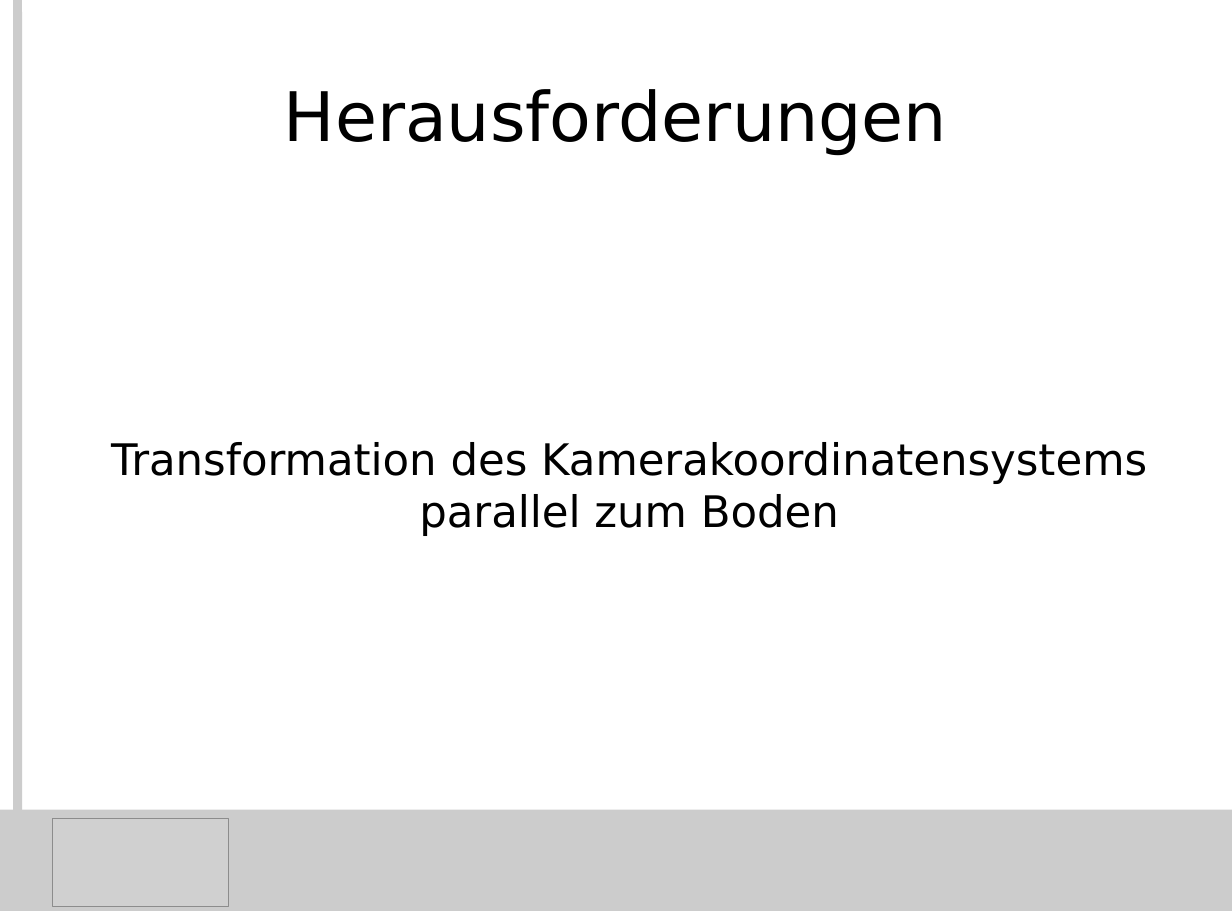
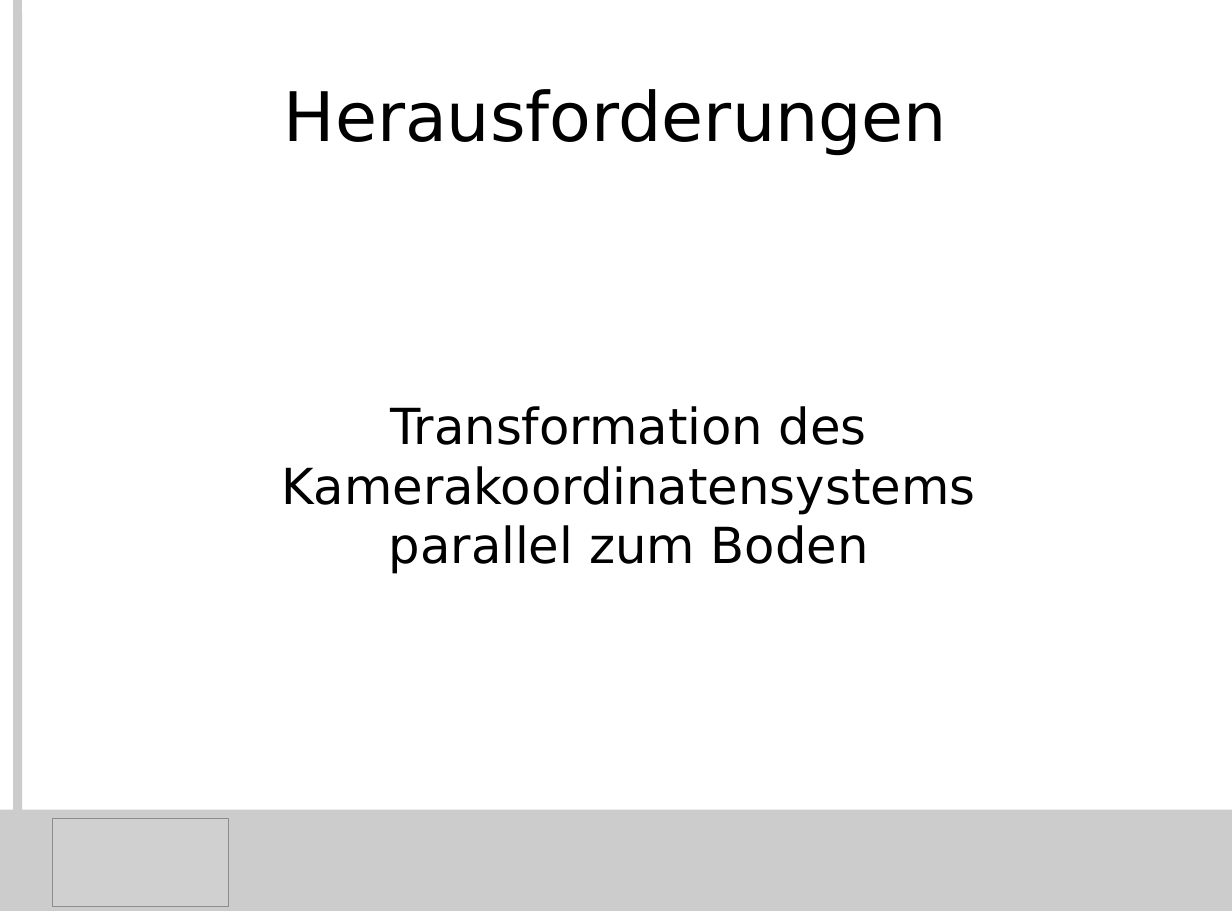
Before and after one commit to KITrokopter/Presentation, a slide deck: slide 20 of PresentationInTotal v0.1.odp (slide 16 before the commit). Drawn at 1232x924 pixels with LibreOffice and Linux fonts; fonts in the diff are those of the drawing; grey boxes stand for pictures. Boxes give left, top, right and bottom in pixels: in the first picture for what was removed or moved away, otherwise in the second. Text is boxed around its words. In the diff, an @@ line names an element or a change of style, - is before the commit and + after.

```diff
--- a/PresentationInTotal v0.1.odp
+++ b/PresentationInTotal v0.1.odp
@@ subtitle at [282, 406, 975, 574]: text changed; size 28 to 32 pt @@
-Transformation des Kamerakoordinatensystems parallel zum Boden
+Transformation des Kamerakoordinatensystems
+parallel zum Boden
```
Also in this commit, not shown: 10 other slides changed, 5 slides added.
